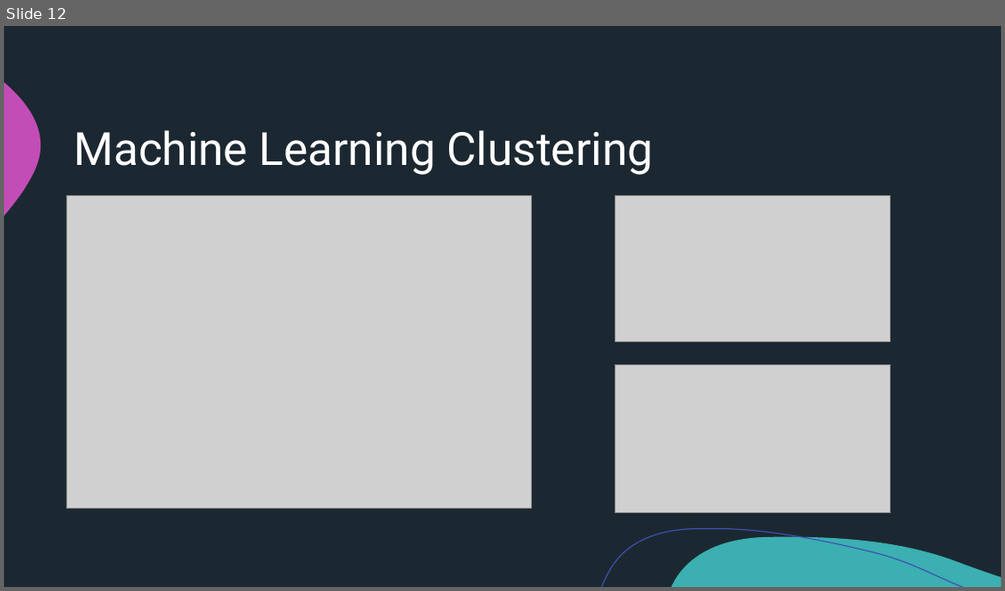
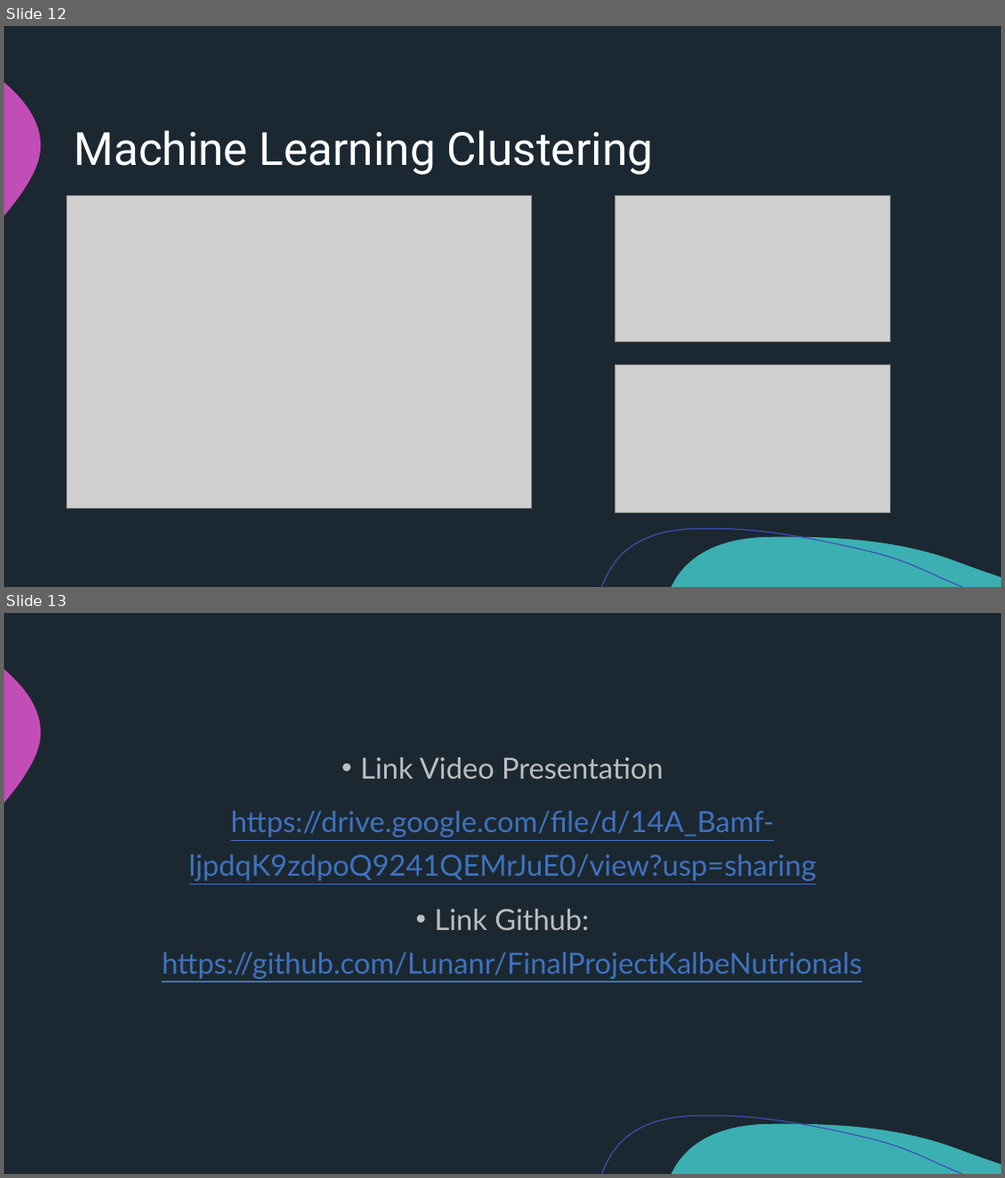
Before and after one commit to Lunanr/FinalProjectKalbeNutrionals, a slide deck: Final Project.pptx. Shown one above the other, each under a label of ours: slide 12 before the commit, slides 12 and 13 after it. The pictures are 1005x591 and 1005x1178 pixels, drawn with LibreOffice and Linux fonts; fonts in the diff are those of the drawing; grey boxes stand for pictures. Boxes give left, top, right and bottom in pixels: in the first picture for what was removed or moved away, otherwise in the second. Text is boxed around its words. In the diff, an @@ line names an element or a change of style, - is before the commit and + after.

Commit message:
add video presentation

```diff
--- a/Final Project.pptx
+++ b/Final Project.pptx
@@ slide 13 added at (4, 613, 1001, 1174), background #1C2831; not listed: 3 template elements that a slide beside it also shows @@
@@ text added at (162, 757, 862, 979), 28 pt, text #3F72BF, underline @@
+• Link Video Presentation
+https://drive.google.com/file/d/14A_Bamf-ljpdqK9zdpoQ9241QEMrJuE0/view?usp=sharing
+• Link Github: https://github.com/Lunanr/FinalProjectKalbeNutrionals
```
Also in this commit, not shown: 1 other file.
